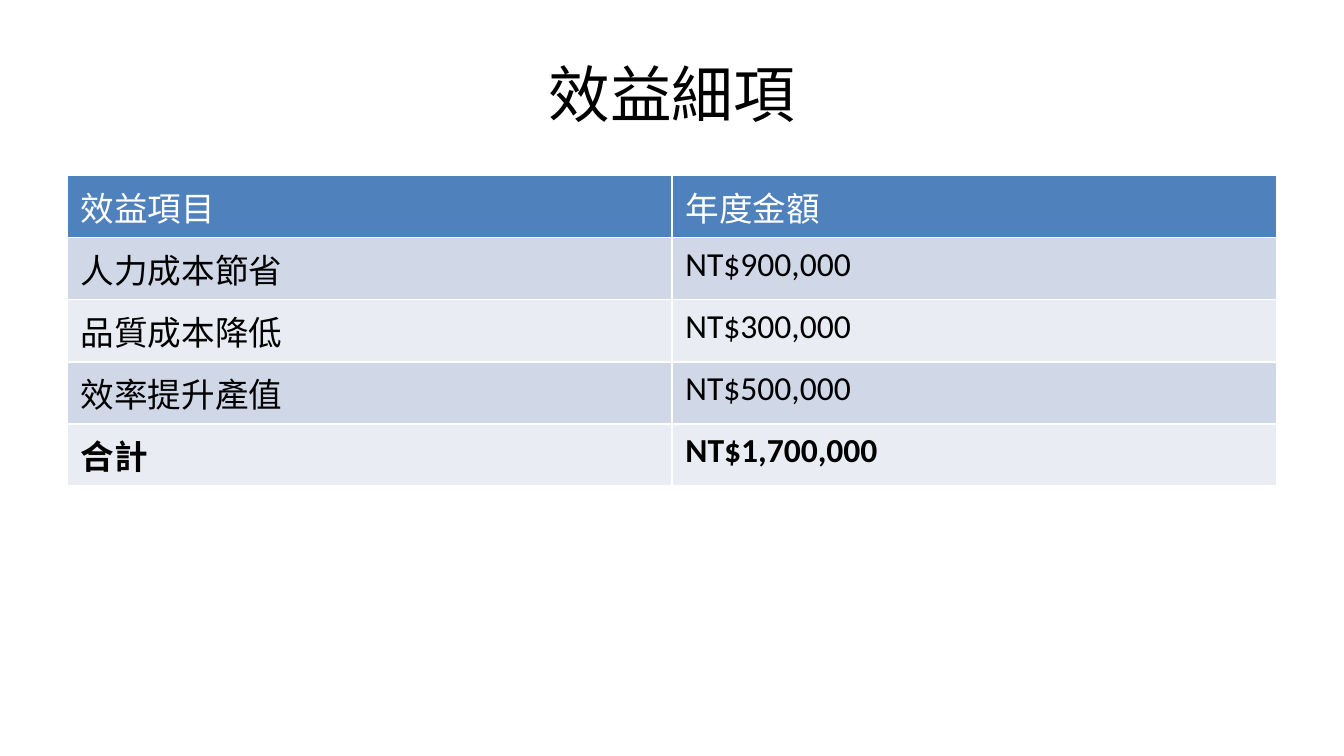
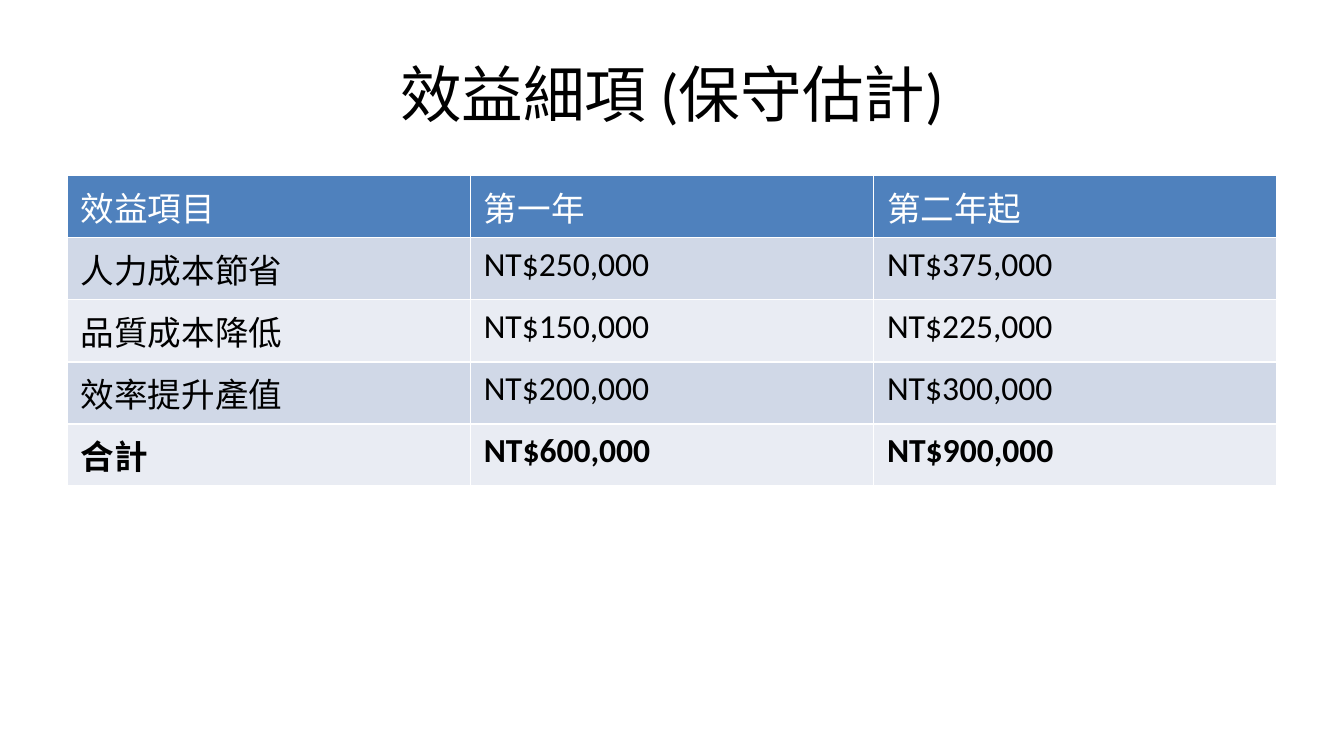
Before and after one commit to seikaikyo/smai-process-vision, a slide deck: slide 26 of docs/Presentation-VisionAI-Proposal.pptx. Drawn at 1344x756 pixels with LibreOffice and Linux fonts; fonts in the diff are those of the drawing. Boxes give left, top, right and bottom in pixels: in the first picture for what was removed or moved away, otherwise in the second. Text is boxed around its words. In the diff, an @@ line names an element or a change of style, - is before the commit and + after.

```diff
--- a/docs/Presentation-VisionAI-Proposal.pptx
+++ b/docs/Presentation-VisionAI-Proposal.pptx
@@ title at box(400, 65, 944, 126): text changed @@
-效益細項
+效益細項 (保守估計)
@@ table at box(67, 176, 1277, 675) @@
-column 2: 年度金額 | NT$900,000 | NT$300,000 | NT$500,000 | NT$1,700,000
+column 2: 第一年 | NT$250,000 | NT$150,000 | NT$200,000 | NT$600,000
+column 3: 第二年起 | NT$375,000 | NT$225,000 | NT$300,000 | NT$900,000
```
Also in this commit, not shown: 1 other slide changed, 1 slide added, 7 other files.
